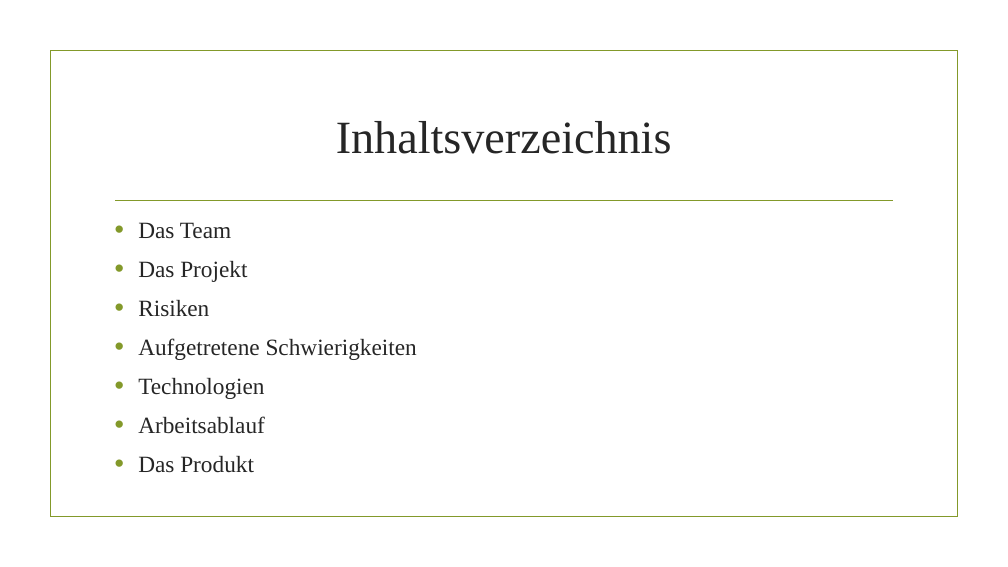
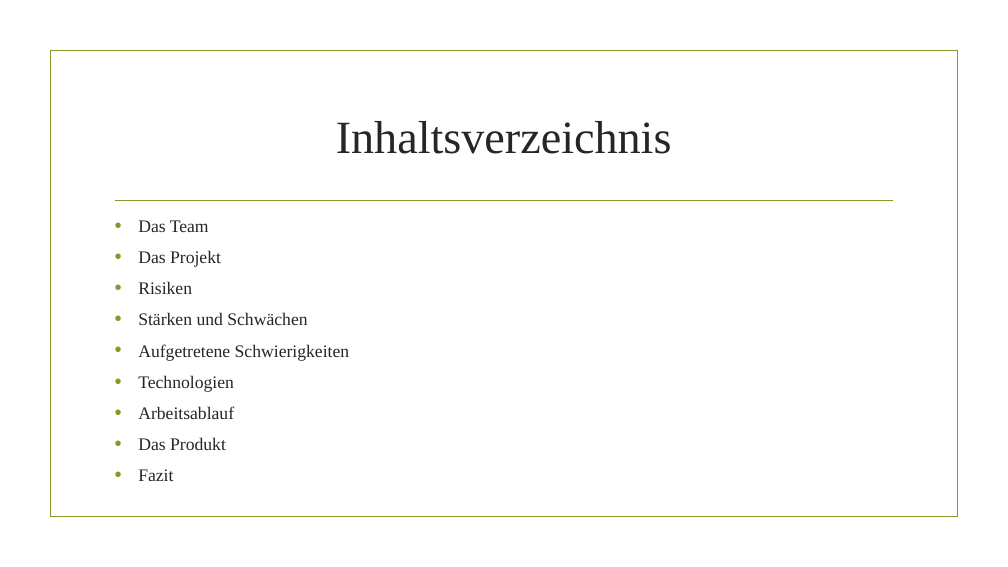
Before and after one commit to danielHPeters/QuickNote, a slide deck: slide 2 of docs/M306-AP15a-Peters-Pra-171030-Projekt Präsentation.pptx. Drawn at 1008x567 pixels with LibreOffice and Linux fonts; fonts in the diff are those of the drawing; background and template pictures are left out. Boxes give left, top, right and bottom in pixels: in the first picture for what was removed or moved away, otherwise in the second. Text is boxed around its words. In the diff, an @@ line names an element or a change of style, - is before the commit and + after.

```diff
--- a/docs/M306-AP15a-Peters-Pra-171030-Projekt Präsentation.pptx
+++ b/docs/M306-AP15a-Peters-Pra-171030-Projekt Präsentation.pptx
@@ text at [138,220,349,450]: size 22.2 to 16.8 pt in "Das Team", "Das Projekt", "Risiken", "Aufgetretene Schwierigkeiten" and 3 more places; less space between paragraphs @@
@@ text at [138,312,307,325]: paragraph added @@
+• Stärken und Schwächen
@@ text at [138,469,173,481]: paragraph added @@
+• Fazit
```
Also in this commit, not shown: 2 other slides changed, 1 slide added.
